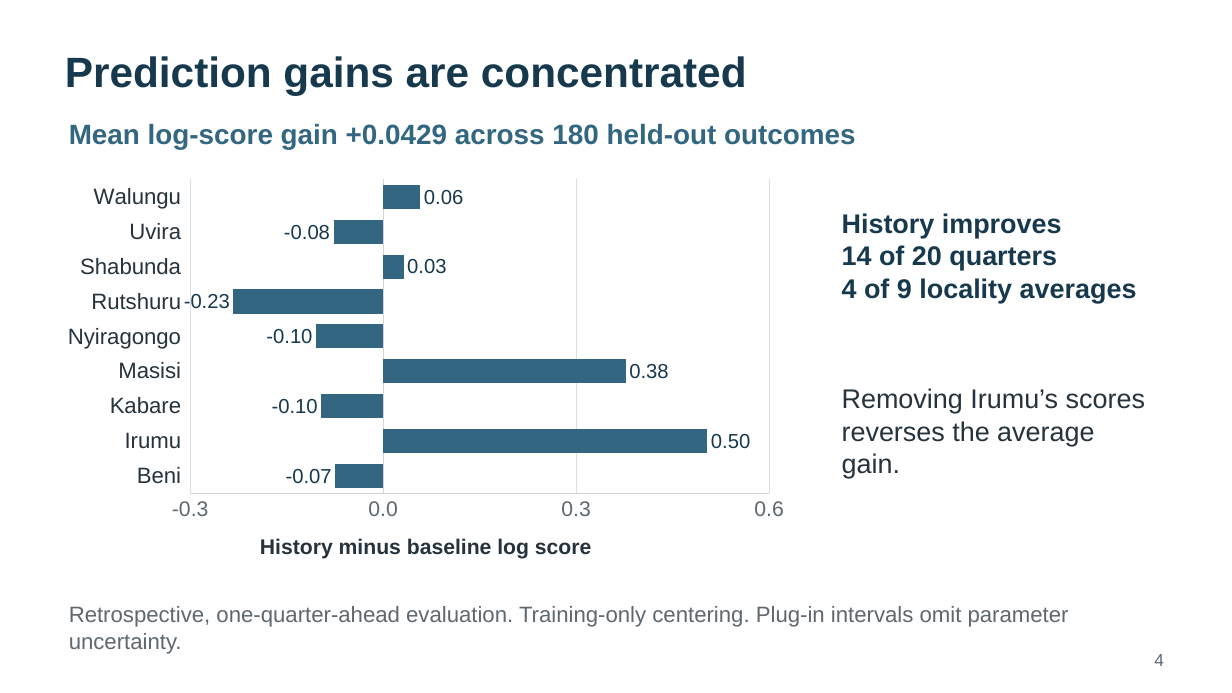
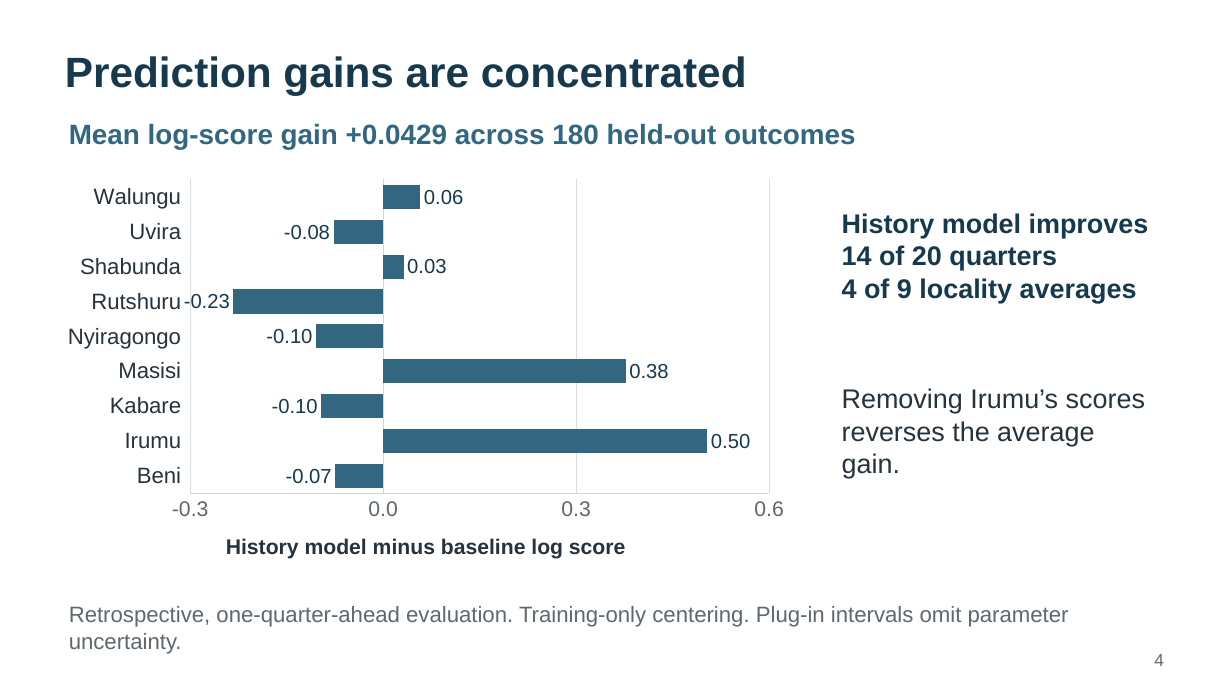
Before and after one commit to LystadJS/UN-Peacekeeping, a slide deck: slide 4 of portfolio/scott_discussion.pptx. Drawn at 1232x693 pixels with LibreOffice and Linux fonts; fonts in the diff are those of the drawing. Boxes give left, top, right and bottom in pixels: in the first picture for what was removed or moved away, otherwise in the second. Text is boxed around its words. In the diff, an @@ line names an element or a change of style, - is before the commit and + after.

```diff
--- a/portfolio/scott_discussion.pptx
+++ b/portfolio/scott_discussion.pptx
@@ bar chart at <box>53,171,799,581</box> @@
@@ value axis title "History minus baseline log score " to "History model minus baseline log score " @@
@@ text at <box>842,213,1149,238</box>: text changed @@
-History improves
+History model improves
```
Also in this commit, not shown: 1 other slide changed, 57 other files.
